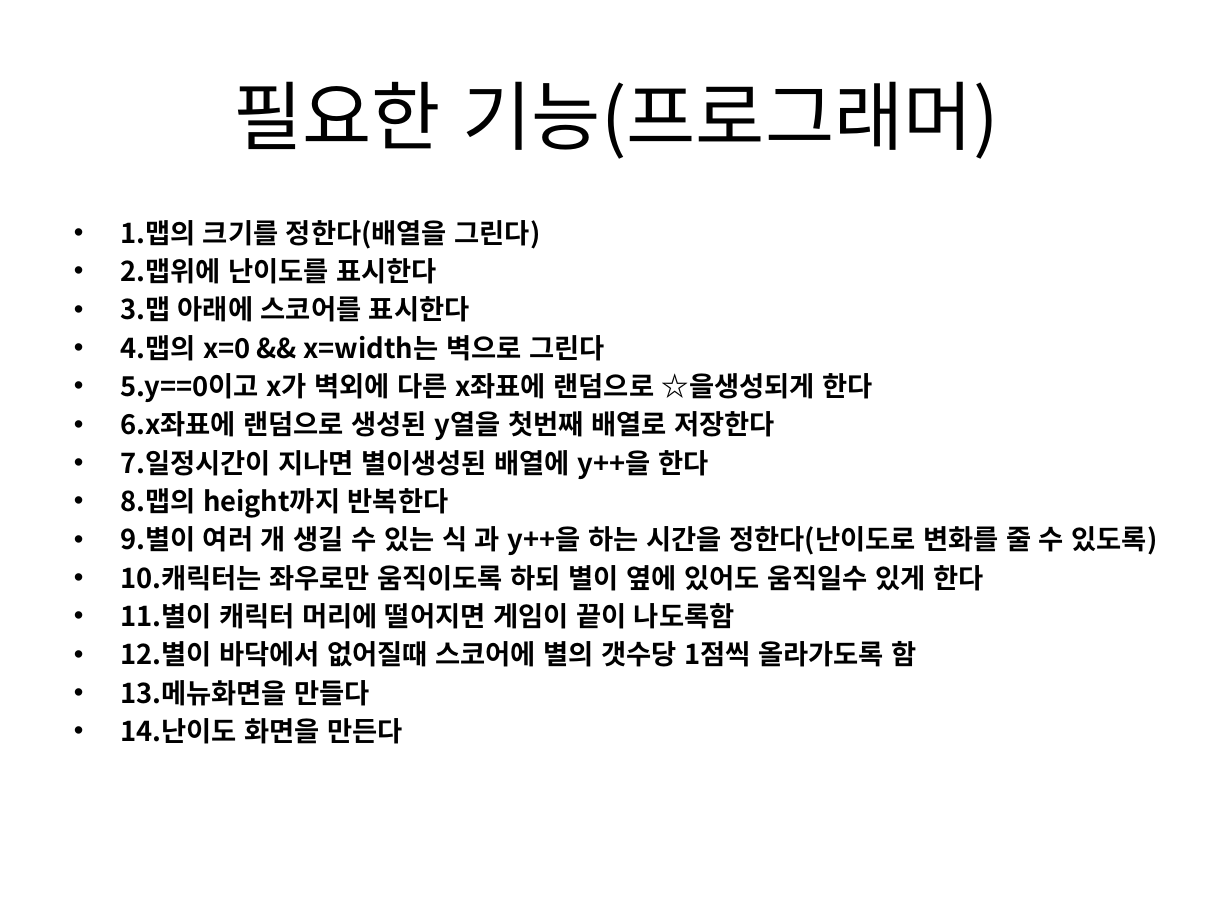
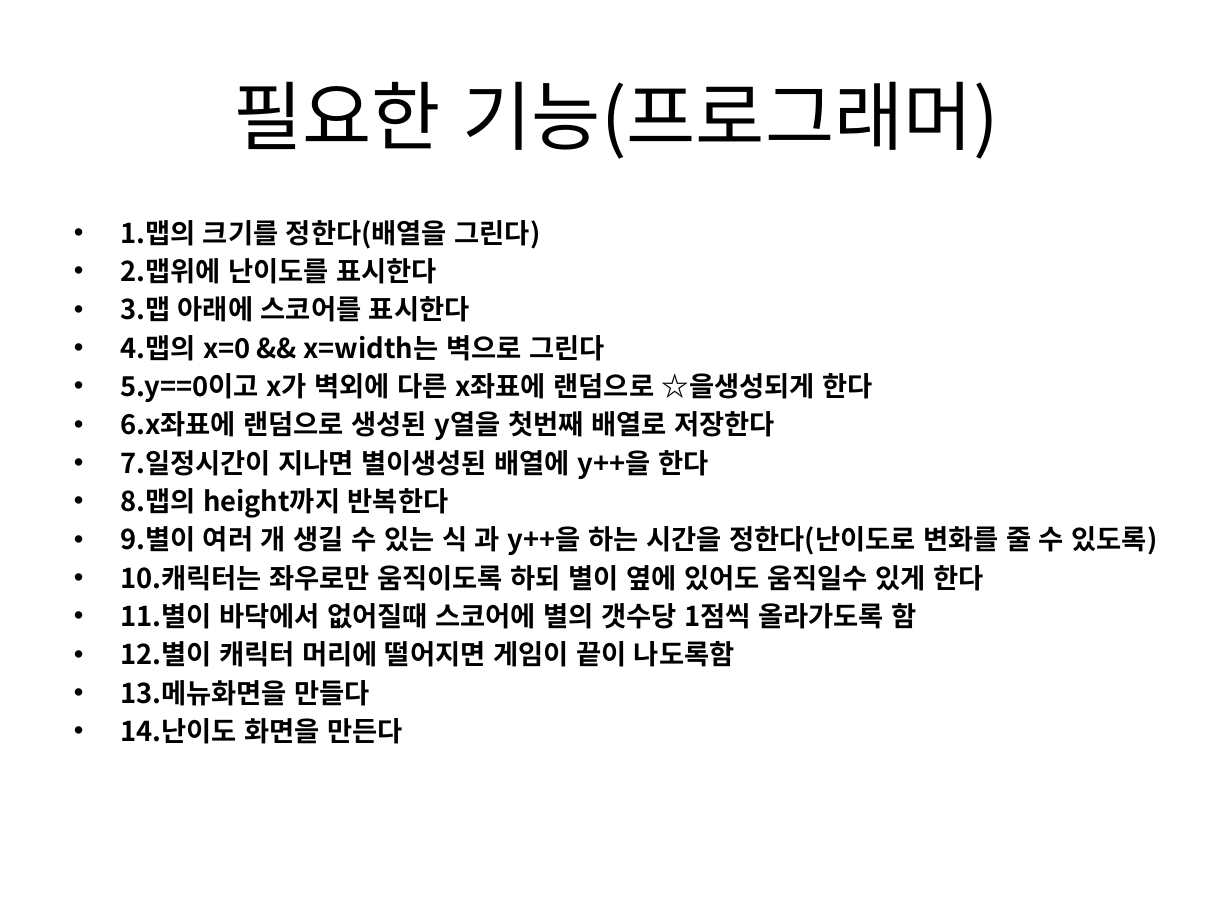
Before and after one commit to wkrehd/c, a slide deck: slide 4 of hellow world만들기/별똥별피하기게임/별똥별 피하기 게임.pptx. Drawn at 1232x924 pixels with LibreOffice and Linux fonts; fonts in the diff are those of the drawing. Boxes give left, top, right and bottom in pixels: in the first picture for what was removed or moved away, otherwise in the second. Text is boxed around its words. In the diff, an @@ line names an element or a change of style, - is before the commit and + after.

```diff
--- a/hellow world만들기/별똥별피하기게임/별똥별 피하기 게임.pptx
+++ b/hellow world만들기/별똥별피하기게임/별똥별 피하기 게임.pptx
@@ text at (120,603,917,667): text changed @@
-• 11.별이 캐릭터 머리에 떨어지면 게임이 끝이 나도록함
-• 12.별이 바닥에서 없어질때 스코어에 별의 갯수당 1점씩 올라가도록 함
+• 11.별이 바닥에서 없어질때 스코어에 별의 갯수당 1점씩 올라가도록 함
+• 12.별이 캐릭터 머리에 떨어지면 게임이 끝이 나도록함
```
Also in this commit, not shown: 12 other files.
